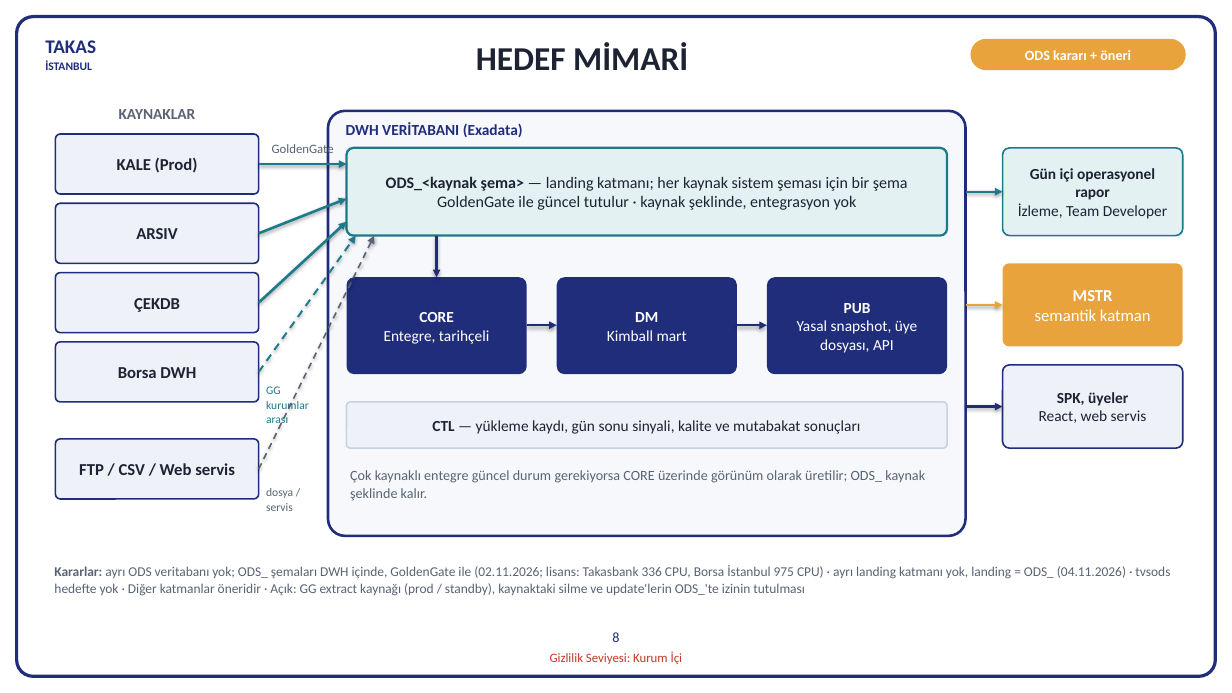
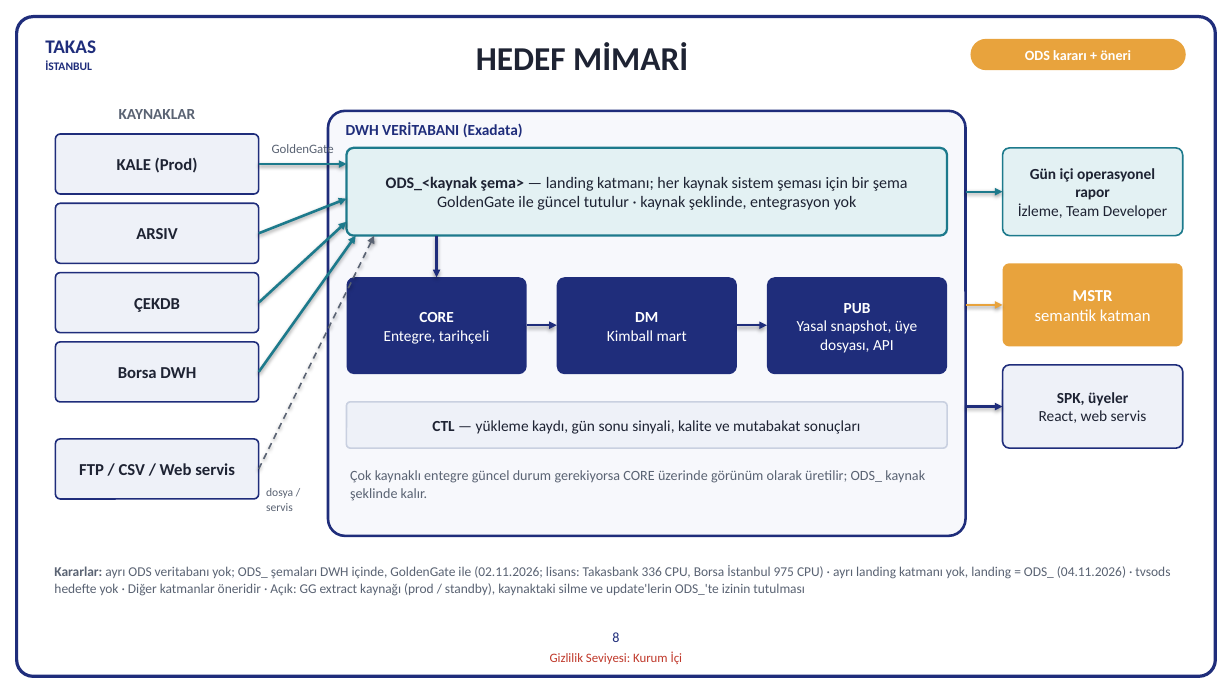
Before and after one commit to hanifidemirel0/Cursor-Projects, a slide deck: slide 8 of outputs/dwh-sunum-kasim-2026/5 - DWHSunum_Kasim2026.pptx. Drawn at 1232x693 pixels with LibreOffice and Linux fonts; fonts in the diff are those of the drawing. Boxes give left, top, right and bottom in pixels: in the first picture for what was removed or moved away, otherwise in the second. Text is boxed around its words. In the diff, an @@ line names an element or a change of style, - is before the commit and + after.

```diff
--- a/outputs/dwh-sunum-kasim-2026/5 - DWHSunum_Kasim2026.pptx
+++ b/outputs/dwh-sunum-kasim-2026/5 - DWHSunum_Kasim2026.pptx
@@ arrow (259, 372) - (356, 236): stroke #1D7A8C 1.5 pt dashed to #1D7A8C 2 pt @@
@@ text removed at (266, 386, 309, 427) @@
-GG
-kurumlar
-arası
```
Also in this commit, not shown: 3 other files.
